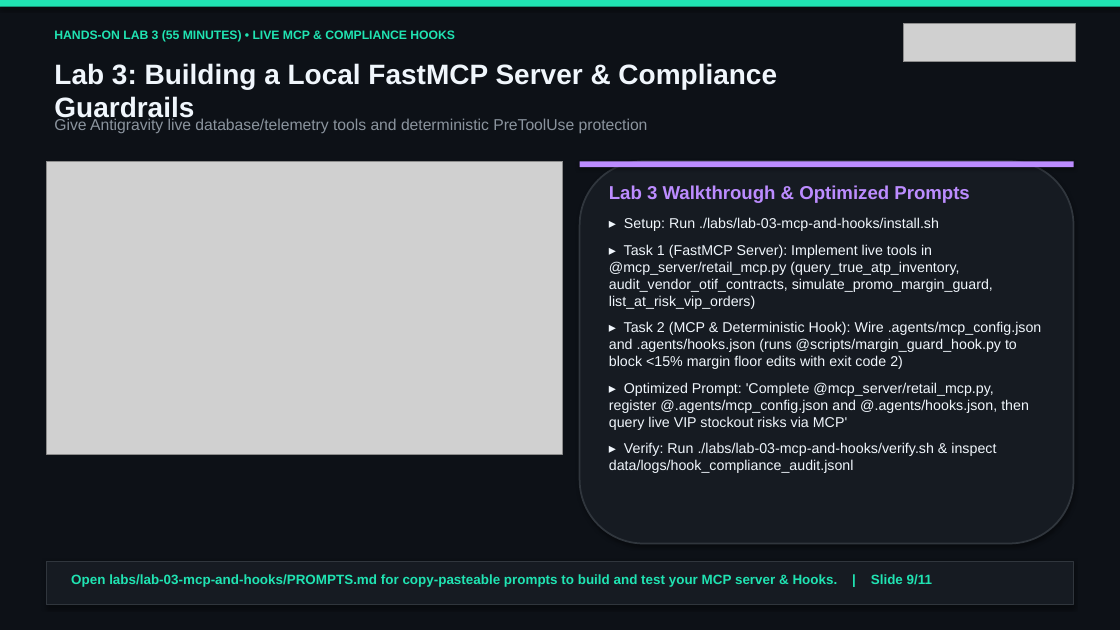
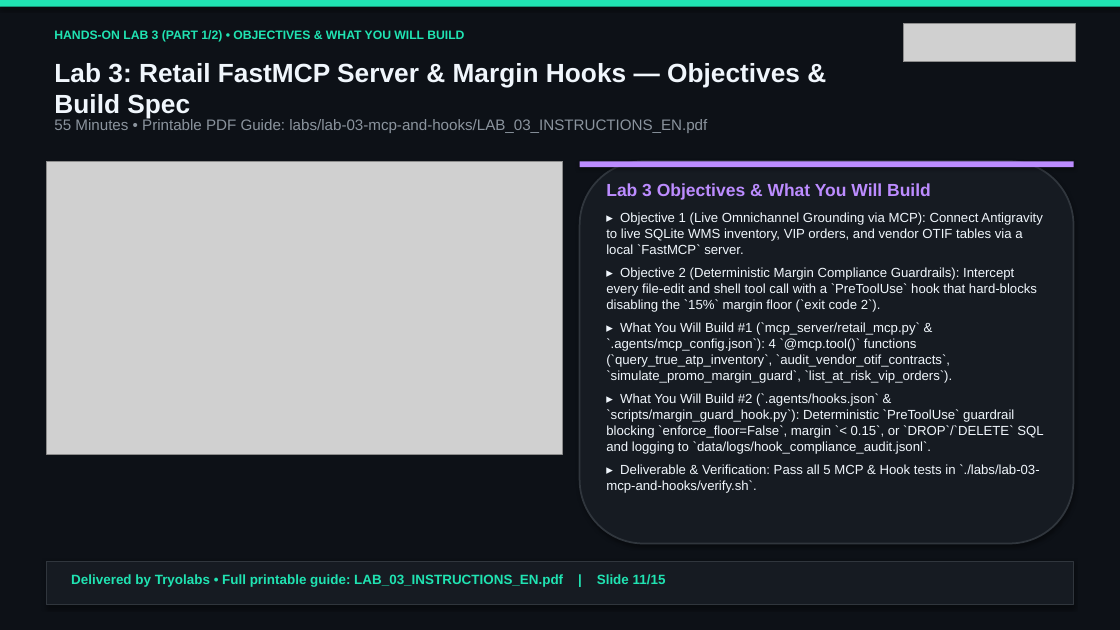
Before and after one commit to tryolabs/antigravity-workshop-retail, a slide deck: slide 11 of slides/antigravity_retail_workshop_en.pptx (slide 9 before the commit). Drawn at 1120x630 pixels with LibreOffice and Linux fonts; fonts in the diff are those of the drawing; grey boxes stand for pictures. Boxes give left, top, right and bottom in pixels: in the first picture for what was removed or moved away, otherwise in the second. Text is boxed around its words. In the diff, an @@ line names an element or a change of style, - is before the commit and + after.

Commit message:
Add Tryolabs-branded Lab Instruction PDFs, branded docs, and 15-slide presentations with Lab Objectives, What You Will Build & Step-by-Step Instructions

```diff
--- a/slides/antigravity_retail_workshop_en.pptx
+++ b/slides/antigravity_retail_workshop_en.pptx
@@ text at [54,30,464,42]: text changed @@
-HANDS-ON LAB 3 (55 MINUTES) • LIVE MCP & COMPLIANCE HOOKS
+HANDS-ON LAB 3 (PART 1/2) • OBJECTIVES & WHAT YOU WILL BUILD
@@ text at [54,63,800,119]: text changed; size 24 to 22.5 pt @@
-Lab 3: Building a Local FastMCP Server & Compliance Guardrails
+Lab 3: Retail FastMCP Server & Margin Hooks — Objectives & Build Spec
@@ text at [54,117,707,133]: text changed; size 13.5 to 13 pt @@
-Give Antigravity live database/telemetry tools and deterministic PreToolUse protection
+55 Minutes • Printable PDF Guide: labs/lab-03-mcp-and-hooks/LAB_03_INSTRUCTIONS_EN.pdf
@@ text at [606,183,1043,493]: text changed; size 12.2 to 11.3 pt @@
-Lab 3 Walkthrough & Optimized Prompts
-▸ Setup: Run ./labs/lab-03-mcp-and-hooks/install.sh
-▸ Task 1 (FastMCP Server): Implement live tools in @mcp_server/retail_mcp.py (query_true_atp_inventory, audit_vendor_otif_contracts, simulate_promo_margin_guard, list_at_risk_vip_orders)
-▸ Task 2 (MCP & Deterministic Hook): Wire .agents/mcp_config.json and .agents/hooks.json (runs @scripts/margin_guard_hook.py to block <15% margin floor edits with exit code 2)
-▸ Optimized Prompt: 'Complete @mcp_server/retail_mcp.py, register @.agents/mcp_config.json and @.agents/hooks.json, then query live VIP stockout risks via MCP'
-▸ Verify: Run ./labs/lab-03-mcp-and-hooks/verify.sh & inspect data/logs/hook_compliance_audit.jsonl
+Lab 3 Objectives & What You Will Build
+▸ Objective 1 (Live Omnichannel Grounding via MCP): Connect Antigravity to live SQLite WMS inventory, VIP orders, and vendor OTIF tables via a local `FastMCP` server.
+▸ Objective 2 (Deterministic Margin Compliance Guardrails): Intercept every file-edit and shell tool call with a `PreToolUse` hook that hard-blocks disabling the `15%` margin floor (`exit code 2`).
+▸ What You Will Build #1 (`mcp_server/retail_mcp.py` & `.agents/mcp_config.json`): 4 `@mcp.tool()` functions (`query_true_atp_inventory`, `audit_vendor_otif_contracts`, `simulate_promo_margin_guard`, `list_at_risk_vip_orders`).
+▸ What You Will Build #2 (`.agents/hooks.json` & `scripts/margin_guard_hook.py`): Deterministic `PreToolUse` guardrail blocking `enforce_floor=False`, margin `< 0.15`, or `DROP`/`DELETE` SQL and logging to `data/logs/hook_compliance_audit.jsonl`.
+▸ Deliverable & Verification: Pass all 5 MCP & Hook tests in `./labs/lab-03-mcp-and-hooks/verify.sh`.
@@ text at [71,574,666,587]: text changed @@
-Open labs/lab-03-mcp-and-hooks/PROMPTS.md for copy-pasteable prompts to build and test your MCP server & Hooks. | Slide 9/11
+Delivered by Tryolabs • Full printable guide: LAB_03_INSTRUCTIONS_EN.pdf | Slide 11/15
```
Also in this commit, not shown: 10 other slides changed, 4 slides added, 35 other files.
